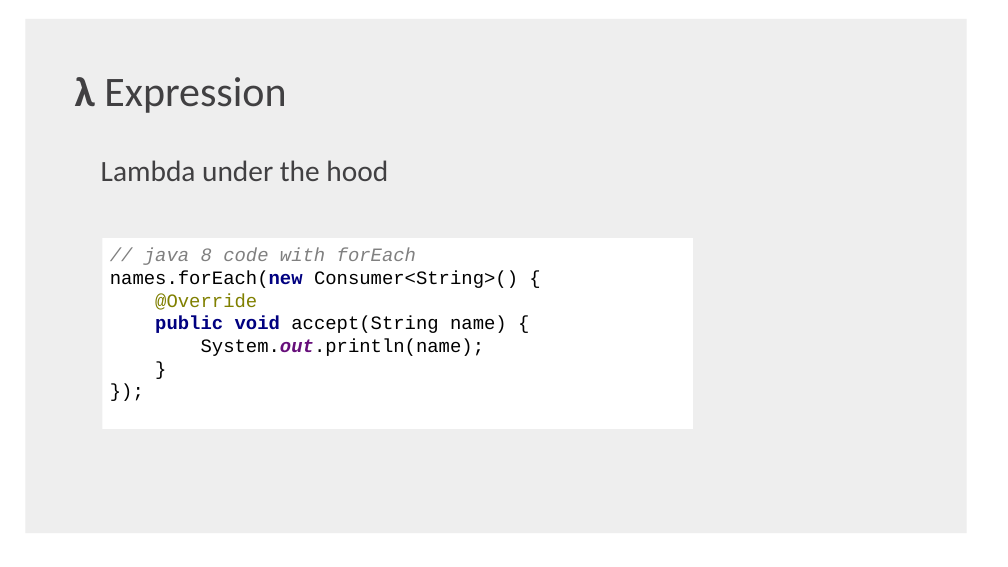
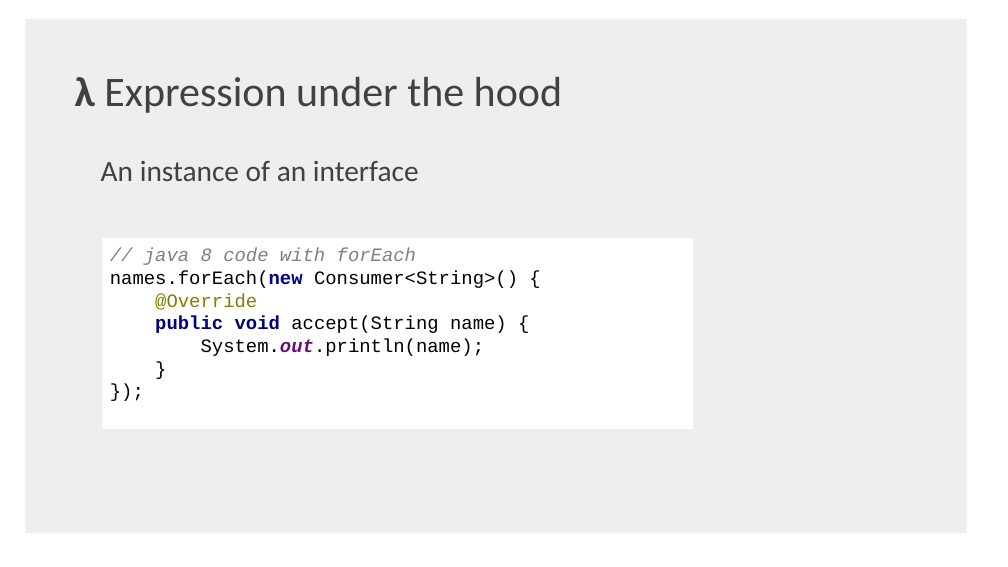
Before and after one commit to shaojie-xu-kp/Java8_lunch_learn, a slide deck: slide 8 of Java 8 & TDP.pptx. Drawn at 1008x567 pixels with LibreOffice and Linux fonts; fonts in the diff are those of the drawing; background and template pictures are left out. Boxes give left, top, right and bottom in pixels: in the first picture for what was removed or moved away, otherwise in the second. Text is boxed around its words. In the diff, an @@ line names an element or a change of style, - is before the commit and + after.

```diff
--- a/Java 8 & TDP.pptx
+++ b/Java 8 & TDP.pptx
@@ text at [75,77,562,113]: text changed @@
-λ Expression
+λ Expression under the hood
@@ text at [101,161,419,181]: text changed @@
-Lambda under the hood
+An instance of an interface
```
Also in this commit, not shown: 16 other slides changed, 1 slide added, 3 slides removed, 2 other files.
